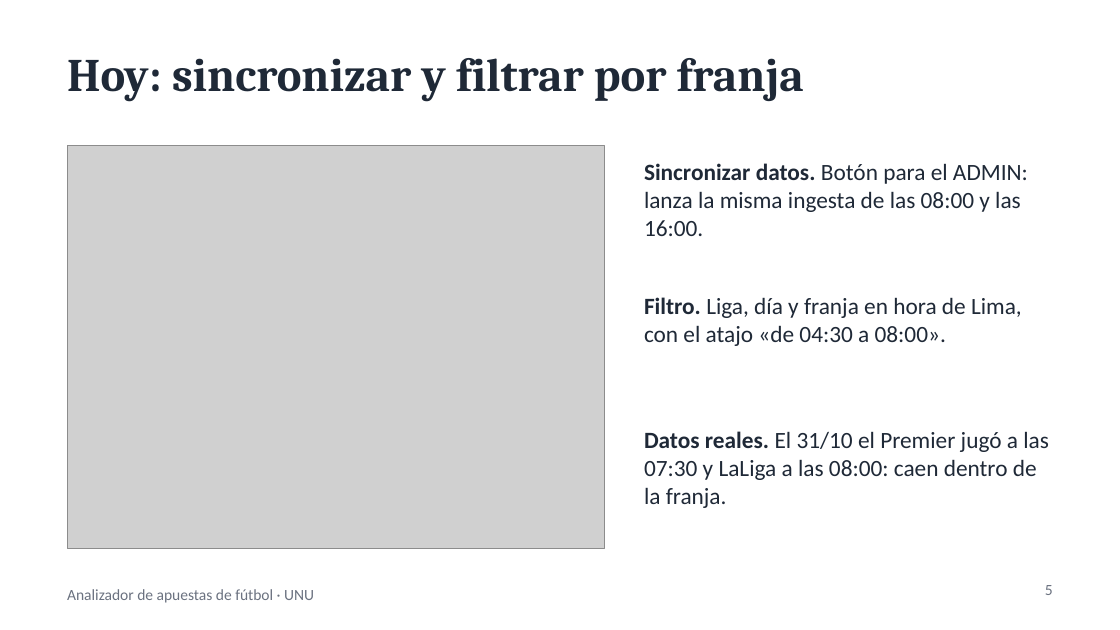
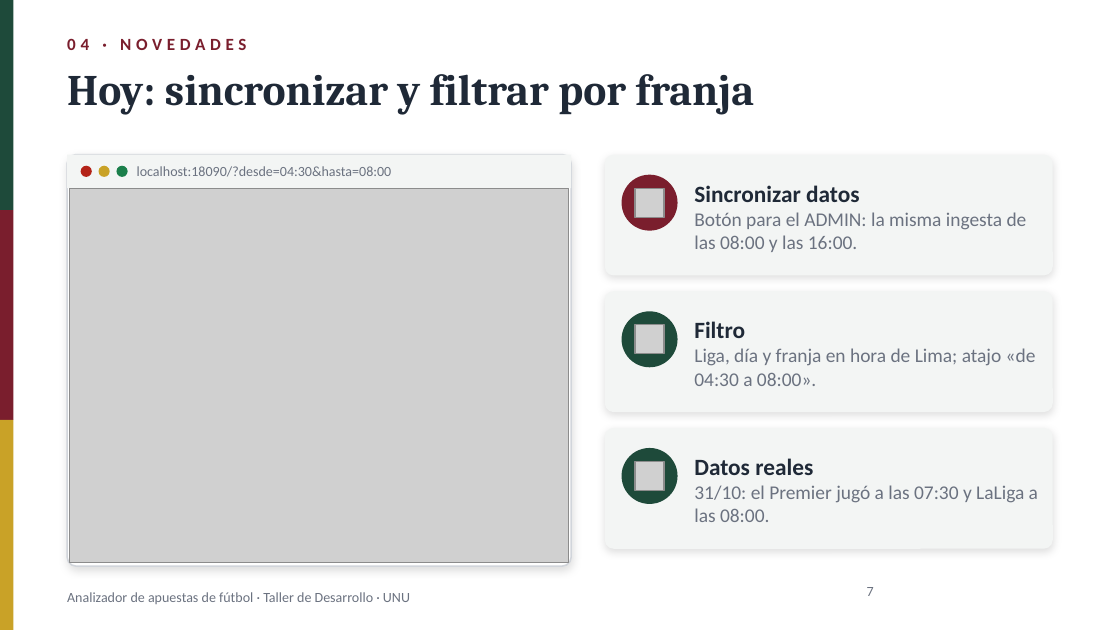
Before and after one commit to Renindstone/app-apuestas-universidad, a slide deck: slide 7 of docs/PresentacionApuestas_2nov2026.pptx (slide 5 before the commit). Drawn at 1120x630 pixels with LibreOffice and Linux fonts; fonts in the diff are those of the drawing; grey boxes stand for pictures; background and template pictures are left out. Boxes give left, top, right and bottom in pixels: in the first picture for what was removed or moved away, otherwise in the second. Text is boxed around its words. In the diff, an @@ line names an element or a change of style, - is before the commit and + after.

```diff
--- a/docs/PresentacionApuestas_2nov2026.pptx
+++ b/docs/PresentacionApuestas_2nov2026.pptx
@@ rectangle added at (0, 0, 13, 211), fill #1E4A3A @@
@@ text added at (67, 38, 246, 50), 11 pt, text #7A1E2D, bold @@
+04 · NOVEDADES
@@ text "Hoy: sincronizar y filtrar por ...": place and size @@
-text "Hoy: sincronizar y filtrar por ..." at (67, 58, 804, 101)
+text "Hoy: sincronizar y filtrar por ..." at (67, 74, 754, 115)
@@ text "Hoy: sincronizar y filtrar por ..." at (67, 74, 754, 115): size 30 to 28 pt @@
@@ rounded rectangle added at (67, 155, 571, 566), fill #FFFFFF, outline #D1D5DB 1 pt @@
@@ rectangle added at (67, 155, 571, 188), fill #F3F5F4 @@
@@ ellipse added at (81, 166, 92, 177), fill #B42318 @@
@@ ellipse added at (99, 166, 110, 177), fill #C9A227 @@
@@ ellipse added at (116, 166, 128, 177), fill #1B7F4B @@
@@ text added at (137, 166, 392, 177), 9 pt, text #6B7280 @@
+localhost:18090/?desde=04:30&hasta=08:00
@@ rounded rectangle added at (605, 155, 1053, 276), fill #F3F5F4 @@
@@ ellipse added at (622, 175, 678, 231), fill #7A1E2D @@
@@ picture: place and size @@
-picture at (67, 146, 605, 549)
+picture at (69, 188, 569, 563)
@@ picture added at (635, 188, 664, 217) @@
@@ text at (694, 185, 1027, 252): text changed; size 15 to 12.5 pt; text colour #1F2937 to #6B7280 @@
-Sincronizar datos. Botón para el ADMIN: lanza la misma ingesta de las 08:00 y las 16:00.
+Sincronizar datos
+Botón para el ADMIN: la misma ingesta de las 08:00 y las 16:00.
@@ rectangle added at (0, 211, 13, 421), fill #7A1E2D @@
@@ rounded rectangle added at (605, 291, 1053, 412), fill #F3F5F4 @@
@@ ellipse added at (622, 311, 678, 367), fill #1E4A3A @@
@@ picture added at (635, 325, 664, 354) @@
@@ text at (694, 321, 1036, 386): text changed; size 15 to 12.5 pt; text colour #1F2937 to #6B7280 @@
-Filtro. Liga, día y franja en hora de Lima, con el atajo «de 04:30 a 08:00».
+Filtro
+Liga, día y franja en hora de Lima; atajo «de 04:30 a 08:00».
@@ rectangle added at (0, 420, 13, 630), fill #C9A227 @@
@@ rounded rectangle added at (605, 428, 1053, 549), fill #F3F5F4 @@
@@ ellipse added at (622, 448, 678, 504), fill #1E4A3A @@
@@ vertical alignment top to middle in 3 elements at (694, 185, 1027, 252), (694, 321, 1036, 386), (694, 458, 1038, 522) @@
@@ picture added at (635, 461, 664, 491) @@
@@ text at (694, 458, 1038, 522): text changed; size 15 to 12.5 pt; text colour #1F2937 to #6B7280 @@
-Datos reales. El 31/10 el Premier jugó a las 07:30 y LaLiga a las 08:00: caen dentro de la franja.
+Datos reales
+31/10: el Premier jugó a las 07:30 y LaLiga a las 08:00.
@@ text at (67, 592, 410, 604): text changed; size 10 to 9 pt @@
-Analizador de apuestas de fútbol · UNU
+Analizador de apuestas de fútbol · Taller de Desarrollo · UNU
@@ page number added at (867, 587, 874, 596), 9 pt, text #6B7280 @@
+7
@@ page number removed at (1045, 585, 1053, 595) @@
-5
```
Also in this commit, not shown: 8 other slides changed, 2 slides added, 3 other files.
